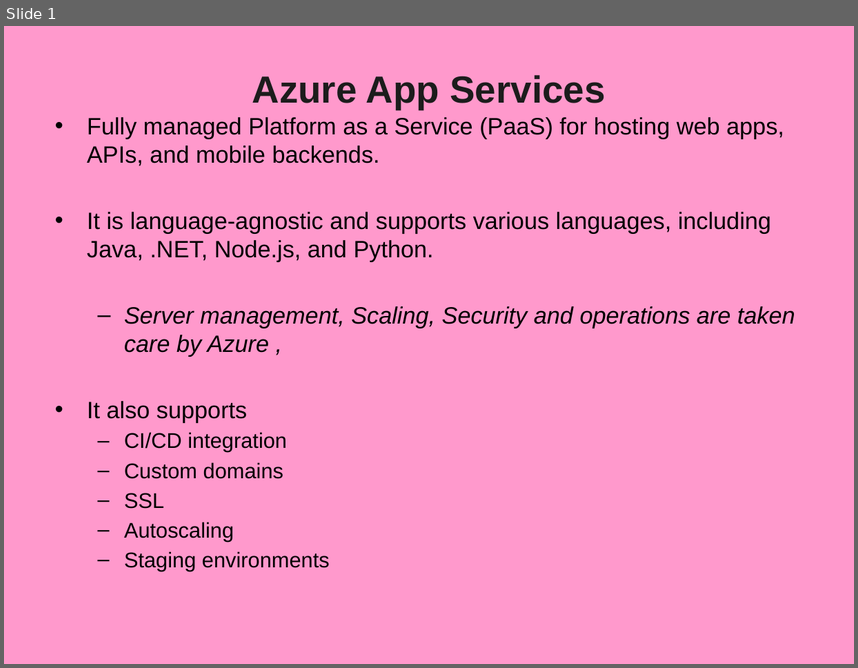
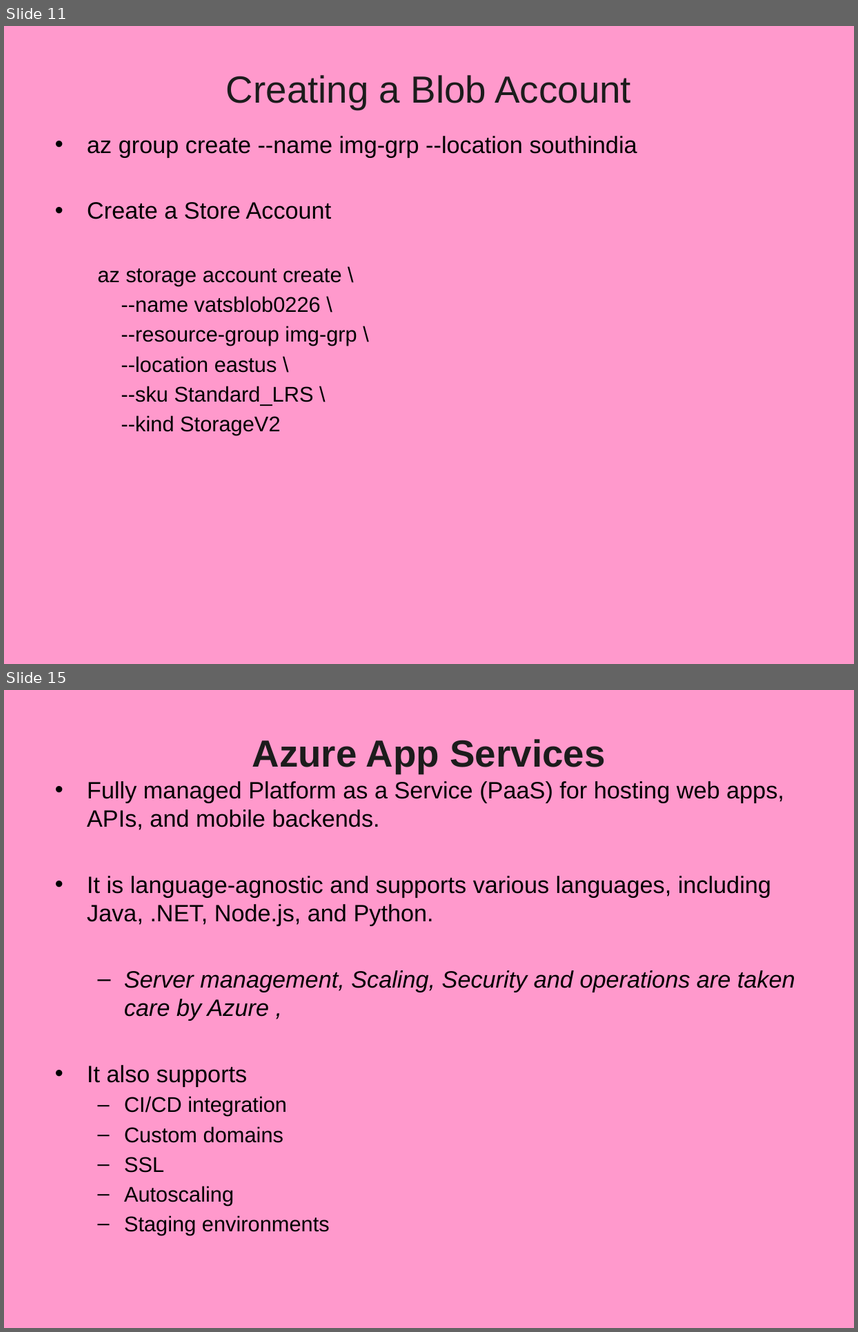
Before and after one commit to Santoshbuild/my_project, a slide deck: 19_Azure_AppService.pptx. Shown one above the other, each under a label of ours: slide 1 before the commit, slides 11 and 15 after it; the slides between them are not shown. The pictures are 858x668 and 858x1332 pixels, drawn with LibreOffice and Linux fonts; fonts in the diff are those of the drawing; background and template pictures are left out. Boxes give left, top, right and bottom in pixels: in the first picture for what was removed or moved away, otherwise in the second. Text is boxed around its words. In the diff, an @@ line names an element or a change of style, - is before the commit and + after.

```diff
--- a/19_Azure_AppService.pptx
+++ b/19_Azure_AppService.pptx
@@ slide 11 added at [4,26,854,664], background picture (left out) @@
@@ title added at [226,75,631,109], 32 pt, text #1C1C1C @@
+Creating a Blob Account
@@ text added at [87,136,637,434], 18 pt, text #000000 @@
+• az group create --name img-grp --location southindia
+• Create a Store Account
+  az storage account create \
+  --name vatsblob0226 \
+  --resource-group img-grp \
+  --location eastus \
+  --sku Standard_LRS \
+  --kind StorageV2
@@ what was slide 1 is now slide 15 @@
```
Also in this commit, not shown: 13 other slides added, 19 other files.
